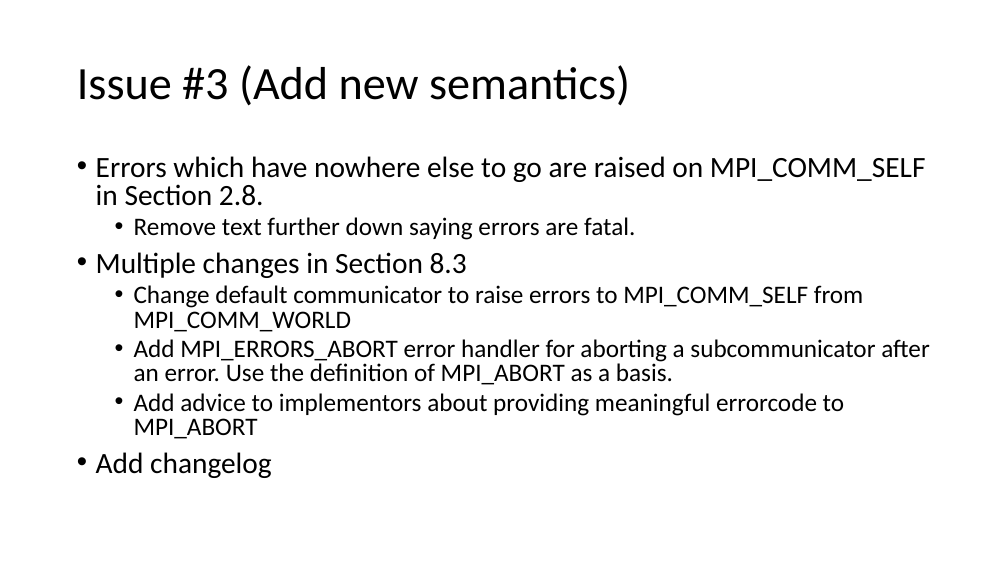
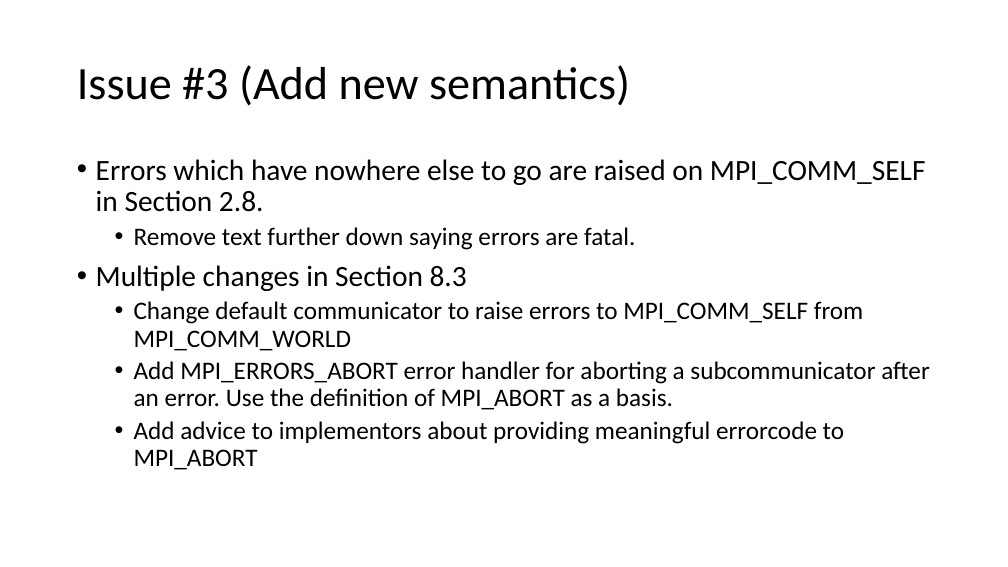
Before and after one commit to mpiwg-ft/ft-issues, a slide deck: slide 4 of slides/2017-09-21-Error-Handlers-Reading.pptx. Drawn at 1008x567 pixels with LibreOffice and Linux fonts; fonts in the diff are those of the drawing. Boxes give left, top, right and bottom in pixels: in the first picture for what was removed or moved away, otherwise in the second. Text is boxed around its words. In the diff, an @@ line names an element or a change of style, - is before the commit and + after.

```diff
--- a/slides/2017-09-21-Error-Handlers-Reading.pptx
+++ b/slides/2017-09-21-Error-Handlers-Reading.pptx
@@ text "Errors which have nowhere else ..." at <box>96,159,930,470</box>: line spacing 0.8 to 0.9 @@
@@ text at <box>96,452,272,478</box>: paragraph removed @@
-• Add changelog
```
Also in this commit, not shown: 2 other slides changed, 2 slides added, 1 other file.
